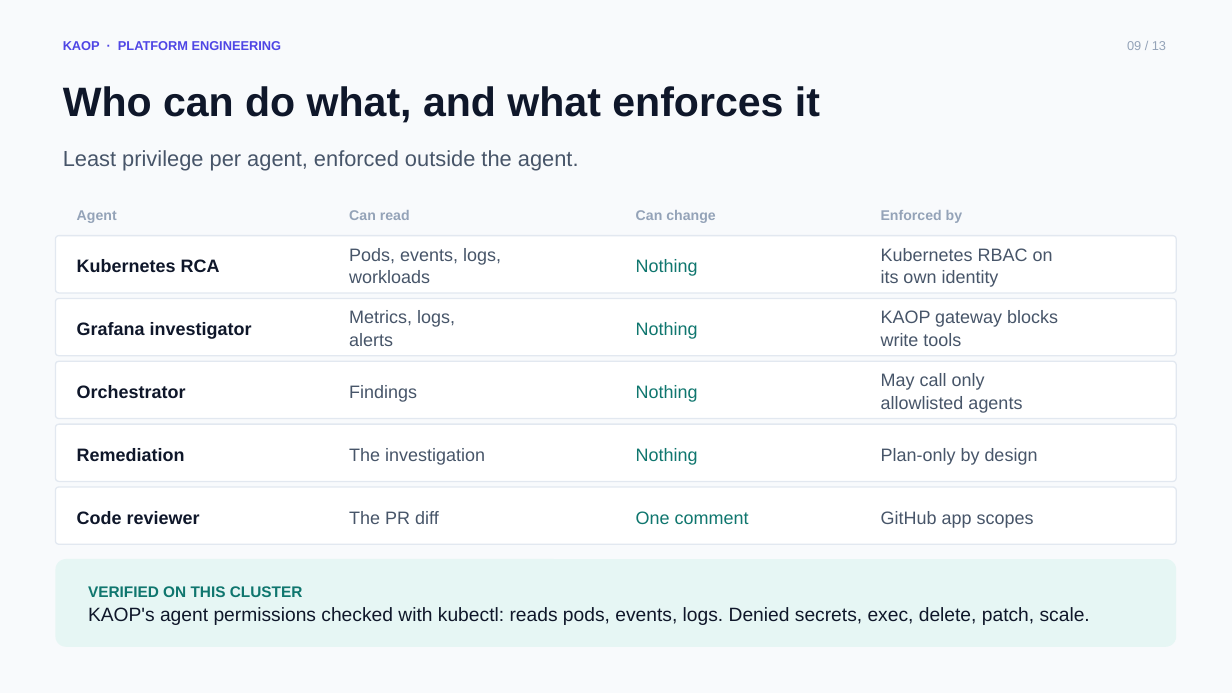
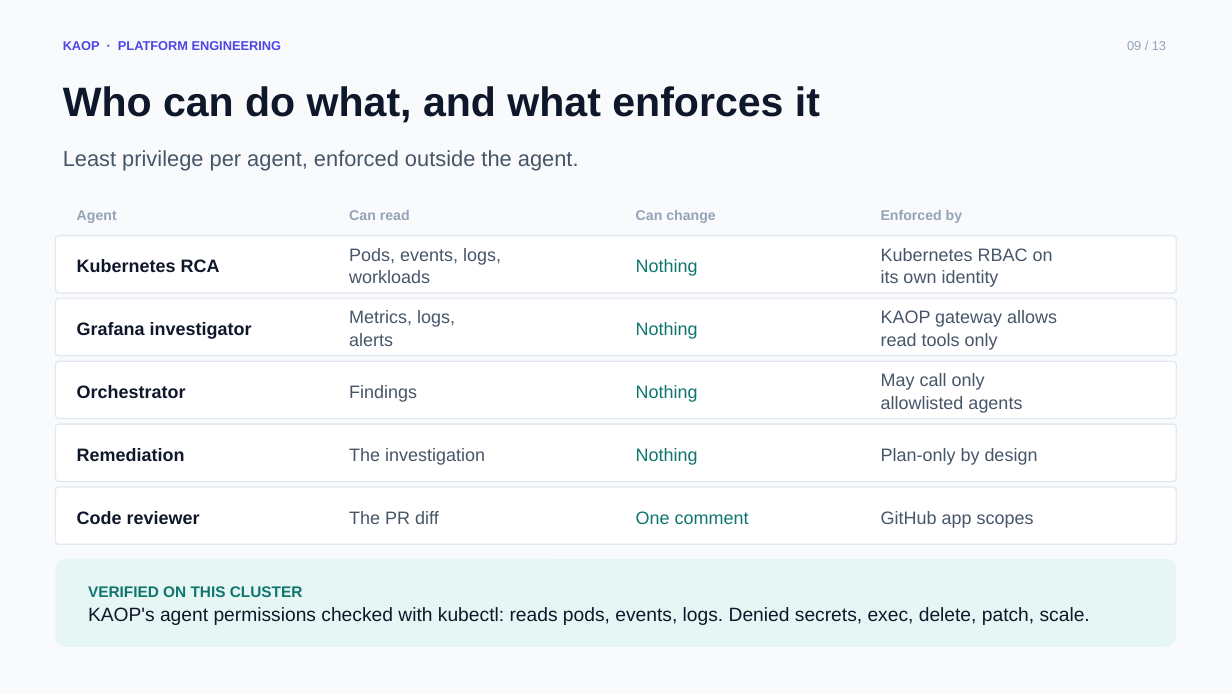
Before and after one commit to chizeni24/komodor-production-lab, a slide deck: slide 9 of docs/presentation/KAOP_Customer_Pitch.pptx. Drawn at 1232x693 pixels with LibreOffice and Linux fonts; fonts in the diff are those of the drawing. Boxes give left, top, right and bottom in pixels: in the first picture for what was removed or moved away, otherwise in the second. Text is boxed around its words. In the diff, an @@ line names an element or a change of style, - is before the commit and + after.

```diff
--- a/docs/presentation/KAOP_Customer_Pitch.pptx
+++ b/docs/presentation/KAOP_Customer_Pitch.pptx
@@ text at <box>881,310,1057,350</box>: text changed @@
-KAOP gateway blocks
-write tools
+KAOP gateway allows
+read tools only
```
Also in this commit, not shown: 2 other slides changed, 7 other files.
